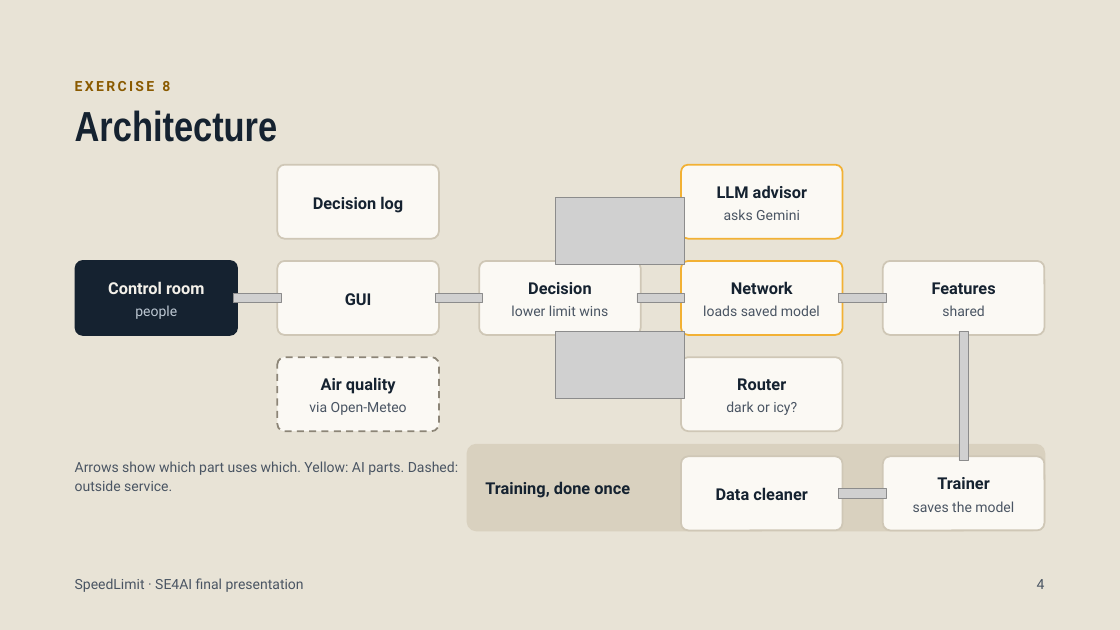
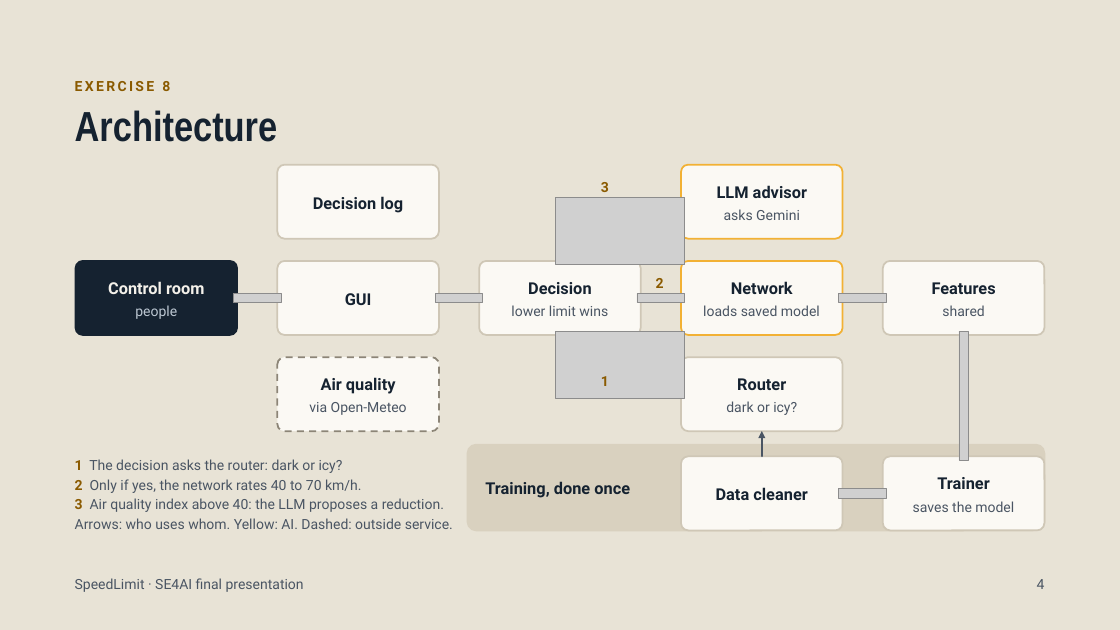
Before and after one commit to cristianvortolomei/speedlimit-se4ai, a slide deck: slide 4 of SpeedLimit3.pptx. Drawn at 1120x630 pixels with LibreOffice and Linux fonts; fonts in the diff are those of the drawing; grey boxes stand for pictures; background and template pictures are left out. Boxes give left, top, right and bottom in pixels: in the first picture for what was removed or moved away, otherwise in the second. Text is boxed around its words. In the diff, an @@ line names an element or a change of style, - is before the commit and + after.

Commit message:
Number the decision steps on the architecture slide and relabel the retraining table

```diff
--- a/SpeedLimit3.pptx
+++ b/SpeedLimit3.pptx
@@ text added at [601,182,609,192], 12 pt, text #8A5A00, bold @@
+3
@@ text added at [656,278,664,288], 12 pt, text #8A5A00, bold @@
+2
@@ text added at [601,376,609,386], 12 pt, text #8A5A00, bold @@
+1
@@ arrow added from (762, 456) to (762, 431), #4A5563 1.5 pt @@
@@ text at [75,459,453,529]: text changed @@
-Arrows show which part uses which. Yellow: AI parts. Dashed: outside service.
+1 The decision asks the router: dark or icy?
+2 Only if yes, the network rates 40 to 70 km/h.
+3 Air quality index above 40: the LLM proposes a reduction.
+Arrows: who uses whom. Yellow: AI. Dashed: outside service.
```
Also in this commit, not shown: 2 other slides changed.
